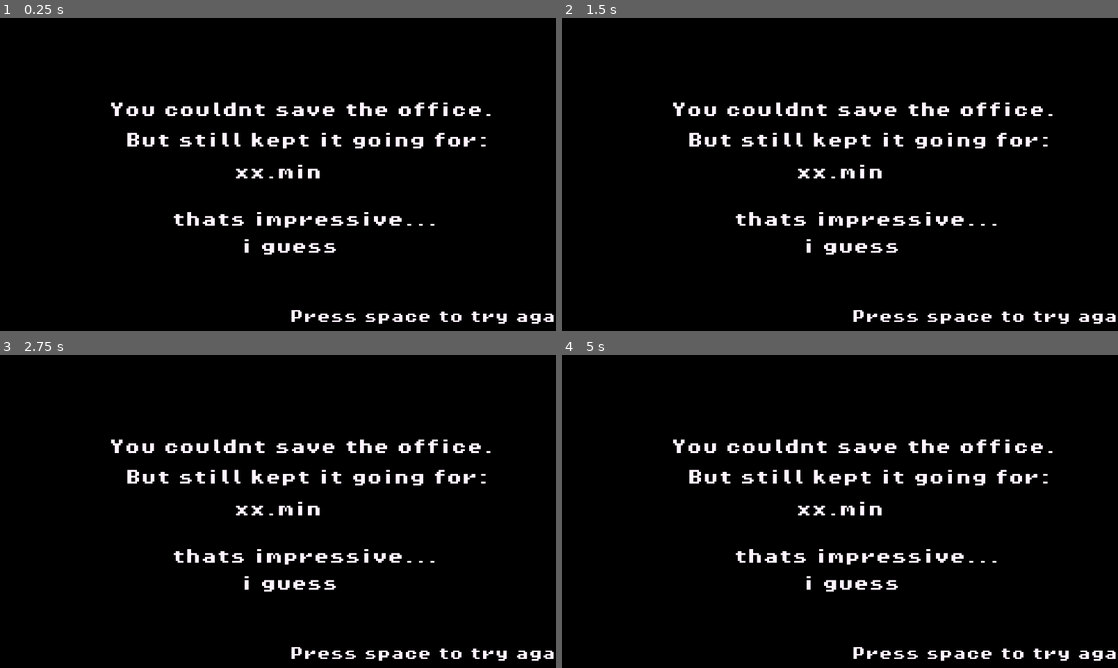
Above: before the commit, frames 1-4 (two rows, left to right).
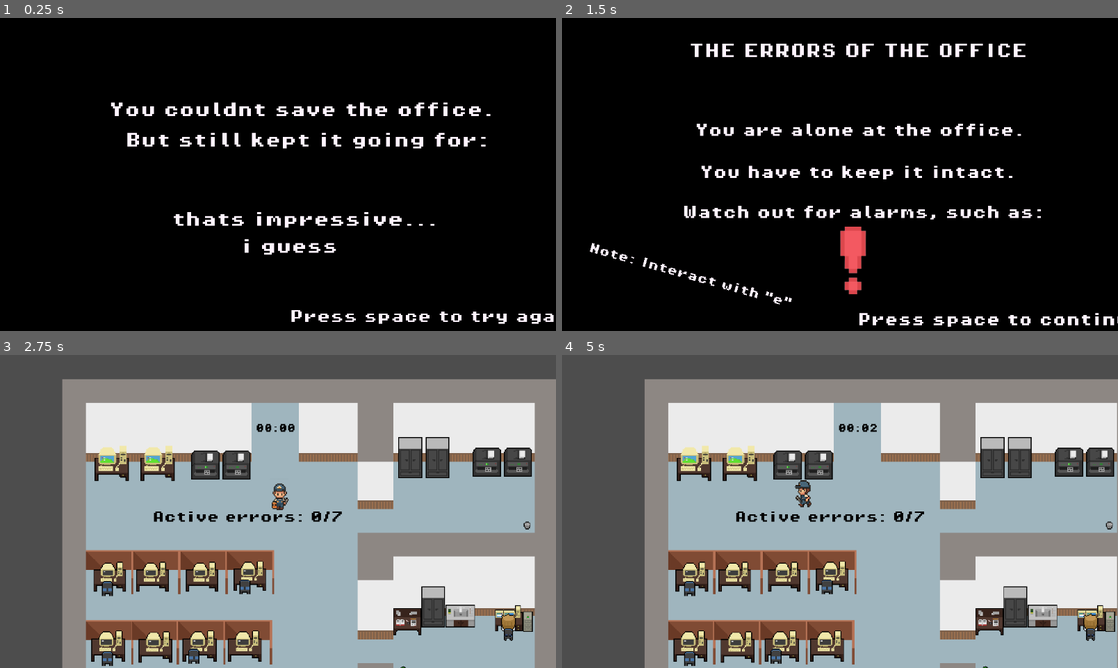
Above: after the commit, the same moments.

Repository: Lenni707/gamejam
Game: Godot game, scene res://Scenes/death_screen.tscn
The game is run twice, just before and just after one commit, with the same random seed, the same clock (stepped at 60 frames per second) and the same inputs. This scene is started directly instead of the project's main scene.
Inputs (mouse positions are in pixels of both pictures, inside the frame that each line leads up to):
- Up to frame 1 (0.25 s): no input
- Up to frame 2 (1.5 s): tap Space at 0.5 s; move the mouse to (962, 158) at 0.52 s; hold D (right) 0.53-1.25 s; hold Enter (ui_accept) 0.53-1.25 s; click (962, 158) at 0.67 s; click (845, 161) at 1.27 s
- Up to frame 3 (2.75 s): tap Space at 2 s; drag from (166, 527) to (250, 574) at 2.02 s
- Up to frame 4 (5 s): tap Space at 2.75, 3.5, 4.25 s; move the mouse to (895, 442) at 2.77 s; hold D (right) 2.78-3.5 s; hold Enter (ui_accept) 2.78-3.5 s; drag from (812, 574) to (673, 464) at 3.52 s; move the mouse to (1006, 558) at 4.27 s; hold A (left) from 4.28 s (still down); hold Enter (ui_accept) from 4.28 s (still down)

The runs differ from the first frame. In frame 1, 0.2% of the frame differs, in the area x 42-58%, y 46-52%; in frame 2, 8.7%; in frame 3, 98%; in frame 4, 98%, in the area x 0-100%, y 0-100%.
Error before the commit: Parse Error: Identifier "stopclock" not declared in the current scope. (res://scripts/death_screen.gd:8)

Commit message:
added sound and more

Diff:
--- a/Scenes/death_screen.tscn
+++ b/Scenes/death_screen.tscn
@@ -40,10 +40,10 @@
 
 [node name="Label3" type="Label" parent="."]
 layout_mode = 0
-offset_left = 485.0
-offset_top = 304.0
-offset_right = 575.0
-offset_bottom = 323.0
+offset_left = 542.0
+offset_top = 305.0
+offset_right = 632.0
+offset_bottom = 324.0
 scale = Vector2(2.015, 2.015)
 theme_override_colors/font_color = Color(1, 0.956863, 1, 1)
 theme_override_fonts/font = ExtResource("1_8hps1")
--- a/Scenes/game.tscn
+++ b/Scenes/game.tscn
@@ -24,6 +24,7 @@
 [ext_resource type="PackedScene" uid="uid://bstkxj02q2rhq" path="res://Scenes/printer_paper_noo.tscn" id="22_7t8sx"]
 [ext_resource type="FontFile" uid="uid://cykpy8xitxqbn" path="res://Assets/fonts/PixelOperator8-Bold.ttf" id="23_mg4q0"]
 [ext_resource type="Script" uid="uid://cynkuu5swy6sk" path="res://scripts/stopclock.gd" id="24_vm72l"]
+[ext_resource type="AudioStream" uid="uid://dkjpnofwnx5r0" path="res://Sound/best-game-console-301284.mp3" id="25_22asu"]
 
 [sub_resource type="TileSetAtlasSource" id="TileSetAtlasSource_qxrlw"]
 texture = ExtResource("1_ebmjs")
@@ -4554,4 +4555,10 @@
 theme_override_fonts/font = ExtResource("23_mg4q0")
 script = ExtResource("24_vm72l")
 
+[node name="Music" type="AudioStreamPlayer" parent="."]
+stream = ExtResource("25_22asu")
+volume_db = -30.919
+autoplay = true
+parameters/looping = true
+
 [connection signal="timeout" from="CheckTimer" to="." method="_on_check_timer_timeout"]
--- a/project.godot
+++ b/project.godot
@@ -14,6 +14,10 @@
 run/main_scene="uid://bi5j0vahrcwrl"
 config/features=PackedStringArray("4.4", "Forward Plus")
 config/icon="res://icon.svg"
+
+[autoload]
+
+GameState="*res://scripts/GameState.gd"
 
 [display]
 
--- /dev/null
+++ b/scripts/GameState.gd
@@ -0,0 +1,3 @@
+extends Node
+
+var last_time: String = ""
--- a/scripts/death_screen.gd
+++ b/scripts/death_screen.gd
@@ -1,10 +1,8 @@
 extends Control
-
-
 
 @onready var final_time: Label = $Label3
 
 func _process(delta: float) -> void:
-	final_time.text = stopclock.text
+	final_time.text = GameState.last_time
 	if Input.is_action_just_pressed("ui_accept"):
 		get_tree().change_scene_to_file("res://Scenes/title_screen.tscn")
--- a/scripts/game.gd
+++ b/scripts/game.gd
@@ -1,6 +1,7 @@
 extends Node2D
 
 @onready var counter: Label = $Counter
+@onready var stopclock: Label = $Stopclock
 
 
 #Alarm control
@@ -30,8 +31,9 @@
 		#trigger_problem(i)
 
 func _process(delta: float) -> void:
-	counter.text = "Active errors: " + str(get_ative_alarms().size()) + "/7"
-	if get_ative_alarms().size() > 7:
+	counter.text = "Active errors: " + str(get_active_alarms().size()) + "/7"
+	if get_active_alarms().size() >= 7:
+		GameState.last_time = stopclock.text
 		get_tree().change_scene_to_file("res://Scenes/death_screen.tscn")
 
 func trigger_problem(name):
@@ -45,7 +47,7 @@
 			free_alarms.append(alarm)
 	return free_alarms
 
-func get_ative_alarms():
+func get_active_alarms():
 	var free_alarms = []
 	for alarm in alarms.values():
 		if alarm.active:
@@ -60,10 +62,10 @@
 		choosen.trigger_alarm()
 
 
-@export var check_interval: float = 5.0
-@export var base_prob: float = 0.05
-@export var grow_rate: float = 0.001
-@export var max_prob: float = 0.3
+@export var check_interval: float = 3.0
+@export var base_prob: float = 0.2
+@export var grow_rate: float = 0.009
+@export var max_prob: float = 1.0
 
 var elapsed_time := 0.0
 
Not shown: 1 places in Scenes/game.tscn that only renumber resources
Not shown, added: Sound/best-game-console-301284.mp3.import
Not shown, added: scripts/GameState.gd.uid
Not shown, added: Sound/best-game-console-301284.mp3
